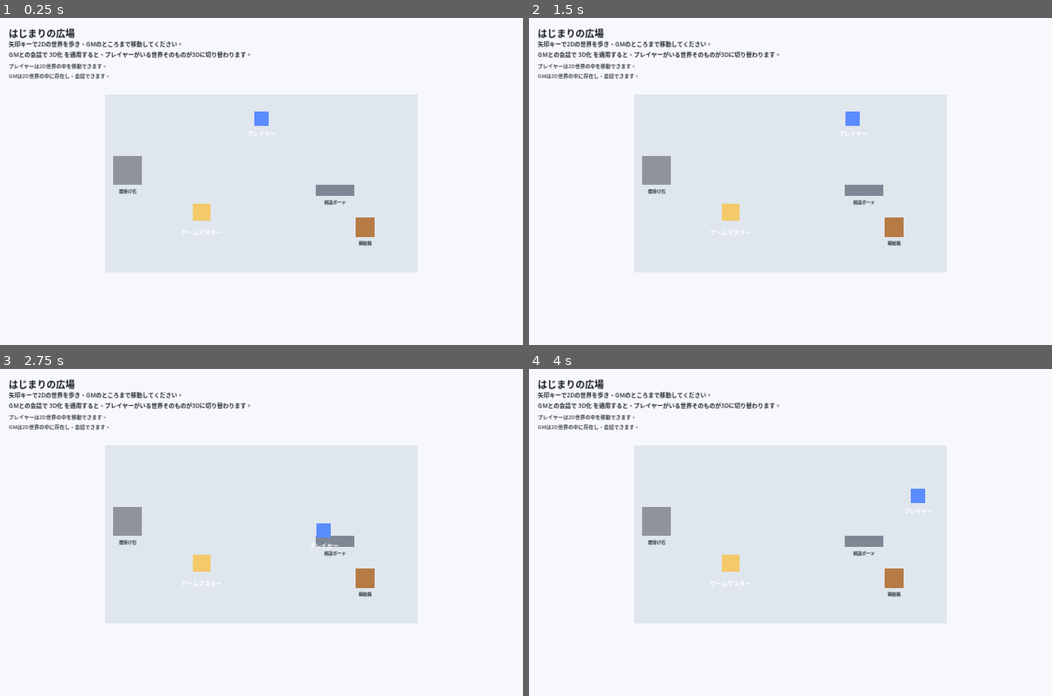
Above: before the commit, frames 1-4 (two rows, left to right).
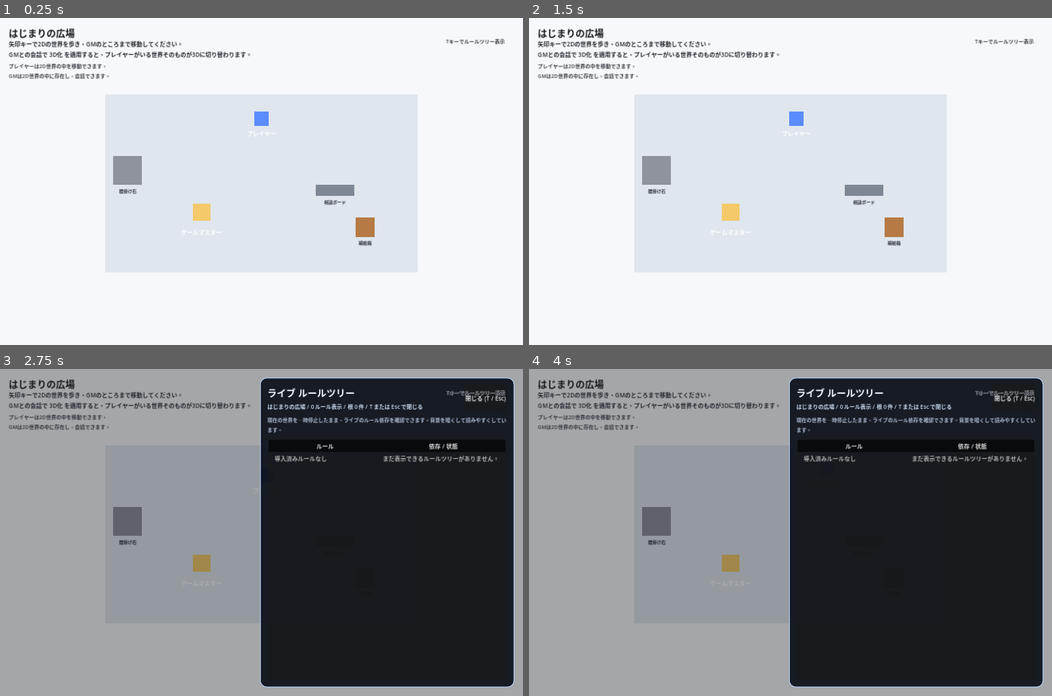
Above: after the commit, the same moments.

Repository: seeton/ai-world-rule-engine
Game: Godot game, scene res://scenes/Main.tscn
Same seed, same stepped clock (60 frames per second), same inputs: the game is played once before the commit and once after it.
Inputs (mouse positions are in pixels of both pictures, inside the frame that each line leads up to):
- Up to frame 1 (0.25 s): no input
- Up to frame 2 (1.5 s): tap Enter (ui_accept) at 0.5, 0.77 s; move the mouse to (732, 210) at 0.52 s; hold Right (ui_right) 0.53-1.25 s; tap T at 0.6 s; click (732, 210) at 0.67 s; click (1015, 47) at 1.25 s, where only the run after the commit has a clickable "閉じる (T / Esc)"
- Up to frame 3 (2.75 s): tap Enter (ui_accept) at 2, 2.27 s; move the mouse to (156, 548) at 2.02 s; hold Down (ui_down) from 2.03 s (still down); tap T at 2.1 s; click (156, 548) at 2.17 s
- Up to frame 4 (4 s): move the mouse to (842, 460) at 2.77 s; release Down (ui_down) at 2.78 s; hold Right (ui_right) 2.78-3.53 s; tap E at 2.85 s; click (842, 460) at 2.92 s; tap T at 3.05, 3.6 s; move the mouse to (764, 597) at 3.52 s; hold Up (ui_up) from 3.53 s (still down); click (764, 597) at 3.67 s; tap Enter (ui_accept) at 3.77 s

The runs differ from the first frame. In frame 1, 0.1% of the frame differs, in the area x 85-97%, y 6-8%; in frame 2, 0.4%; in frame 3, 100%, in the area x 0-100%, y 0-100%; in frame 4, 100%.

Commit message:
Add live rule tree overlay
Add a T-key live rule tree overlay for the playable 2D/3D worlds.

Co-authored-by: Copilot <223556219+Copilot@users.noreply.github.com>

Diff:
--- a/godot-world/scripts/game/game_scene.gd
+++ b/godot-world/scripts/game/game_scene.gd
@@ -3,6 +3,7 @@
 const WORLD_2D_SCENE := preload("res://scenes/World2D.tscn")
 const WORLD_3D_SCENE := preload("res://scenes/World3D.tscn")
 const GM_SCREEN_OVERLAY_SCRIPT := preload("res://scripts/game/gm_screen_overlay.gd")
+const RULE_TREE_OVERLAY_SCRIPT := preload("res://scripts/game/rule_tree_overlay.gd")
 
 @onready var world_host: Node = $WorldHost
 @onready var overlay_layer: CanvasLayer = $OverlayLayer
@@ -11,6 +12,7 @@
 var _active_world: Node = null
 var _active_mode: String = ""
 var _gm_screen: Control = null
+var _rule_tree_overlay: Control = null
 
 
 func _ready() -> void:
@@ -41,22 +43,23 @@
 	_active_world = packed_scene.instantiate()
 	if _active_world.has_signal("gm_interaction_requested"):
 		_active_world.gm_interaction_requested.connect(_on_gm_interaction_requested)
+	if _active_world.has_signal("rule_tree_toggle_requested"):
+		_active_world.rule_tree_toggle_requested.connect(_on_rule_tree_toggle_requested)
 	world_host.add_child(_active_world)
-	if _gm_screen != null and _active_world.has_method("set_interaction_paused"):
-		_active_world.call("set_interaction_paused", true)
 	_active_mode = world_mode
+	_refresh_active_world_interaction_pause()
 
 
 func _on_gm_interaction_requested() -> void:
 	if _gm_screen != null:
 		return
 
-	if _active_world != null and _active_world.has_method("set_interaction_paused"):
-		_active_world.call("set_interaction_paused", true)
+	_close_rule_tree_overlay()
 
 	_gm_screen = GM_SCREEN_OVERLAY_SCRIPT.new()
 	_gm_screen.closed.connect(_on_gm_screen_closed)
 	overlay_layer.add_child(_gm_screen)
+	_refresh_active_world_interaction_pause()
 
 
 func _on_gm_screen_closed() -> void:
@@ -65,5 +68,42 @@
 	var desired_mode := _desired_world_mode()
 	if desired_mode != _active_mode:
 		_switch_world(desired_mode)
-	elif _active_world != null and _active_world.has_method("set_interaction_paused"):
-		_active_world.call("set_interaction_paused", false)
+	else:
+		_refresh_active_world_interaction_pause()
+
+
+func _on_rule_tree_toggle_requested() -> void:
+	if _gm_screen != null:
+		return
+
+	if _rule_tree_overlay != null:
+		_close_rule_tree_overlay()
+		return
+
+	_rule_tree_overlay = RULE_TREE_OVERLAY_SCRIPT.new()
+	_rule_tree_overlay.closed.connect(_on_rule_tree_overlay_closed)
+	overlay_layer.add_child(_rule_tree_overlay)
+	_refresh_active_world_interaction_pause()
+
+
+func _close_rule_tree_overlay() -> void:
+	if _rule_tree_overlay == null:
+		return
+
+	if _rule_tree_overlay.has_method("close_overlay"):
+		_rule_tree_overlay.call("close_overlay")
+	else:
+		_rule_tree_overlay.queue_free()
+		_rule_tree_overlay = null
+
+
+func _on_rule_tree_overlay_closed() -> void:
+	_rule_tree_overlay = null
+	_refresh_active_world_interaction_pause()
+
+
+func _refresh_active_world_interaction_pause() -> void:
+	if _active_world == null or not _active_world.has_method("set_interaction_paused"):
+		return
+
+	_active_world.call("set_interaction_paused", _gm_screen != null or _rule_tree_overlay != null)
--- /dev/null
+++ b/godot-world/scripts/game/rule_tree_overlay.gd
@@ -0,0 +1,195 @@
+extends Control
+
+signal closed
+
+const RUNTIME_RULE_TREE_VIEW_SCRIPT := preload("res://scripts/ui/runtime_rule_tree_view.gd")
+const REFRESH_INTERVAL: float = 0.35
+
+var _world_state: Node = null
+var _summary_label: Label = null
+var _rule_tree: Tree = null
+var _refresh_timer: float = 0.0
+var _last_snapshot_signature: String = ""
+var _is_closing: bool = false
+
+
+func _ready() -> void:
+	set_anchors_and_offsets_preset(PRESET_FULL_RECT)
+	mouse_filter = MOUSE_FILTER_STOP
+	modulate.a = 0.0
+	_world_state = get_node_or_null("/root/WorldState")
+	_build_ui()
+	_refresh_overlay(true)
+	_fade_in()
+
+
+func _process(delta: float) -> void:
+	_refresh_timer -= delta
+	if _refresh_timer > 0.0:
+		return
+
+	_refresh_timer = REFRESH_INTERVAL
+	_refresh_overlay()
+
+
+func _unhandled_input(event: InputEvent) -> void:
+	if event is InputEventKey:
+		var key_event := event as InputEventKey
+		if key_event.pressed and not key_event.echo and (key_event.keycode == KEY_T or key_event.physical_keycode == KEY_T):
+			close_overlay()
+			get_viewport().set_input_as_handled()
+			return
+
+	if event.is_action_pressed("ui_cancel"):
+		close_overlay()
+		get_viewport().set_input_as_handled()
+
+
+func close_overlay() -> void:
+	if _is_closing:
+		return
+
+	_is_closing = true
+	var tween := create_tween()
+	tween.tween_property(self, "modulate:a", 0.0, 0.12)
+	tween.tween_callback(func() -> void:
+		closed.emit()
+		queue_free()
+	)
+
+
+func _build_ui() -> void:
+	var scrim := ColorRect.new()
+	scrim.color = Color(0.01, 0.02, 0.04, 0.34)
+	scrim.set_anchors_and_offsets_preset(PRESET_FULL_RECT)
+	scrim.mouse_filter = MOUSE_FILTER_STOP
+	add_child(scrim)
+
+	var margin := MarginContainer.new()
+	margin.set_anchors_and_offsets_preset(PRESET_FULL_RECT)
+	margin.add_theme_constant_override("margin_left", 24)
+	margin.add_theme_constant_override("margin_top", 24)
+	margin.add_theme_constant_override("margin_right", 24)
+	margin.add_theme_constant_override("margin_bottom", 24)
+	add_child(margin)
+
+	var row := HBoxContainer.new()
+	row.size_flags_horizontal = SIZE_EXPAND_FILL
+	row.size_flags_vertical = SIZE_EXPAND_FILL
+	margin.add_child(row)
+
+	var spacer := Control.new()
+	spacer.size_flags_horizontal = SIZE_EXPAND_FILL
+	row.add_child(spacer)
+
+	var frame := PanelContainer.new()
+	frame.custom_minimum_size = Vector2(700.0, 0.0)
+	frame.size_flags_vertical = SIZE_EXPAND_FILL
+	frame.mouse_filter = MOUSE_FILTER_STOP
+	row.add_child(frame)
+
+	var frame_style := StyleBoxFlat.new()
+	frame_style.bg_color = Color(0.05, 0.07, 0.11, 0.94)
+	frame_style.border_width_left = 2
+	frame_style.border_width_top = 2
+	frame_style.border_width_right = 2
+	frame_style.border_width_bottom = 2
+	frame_style.border_color = Color(0.72, 0.84, 1.0, 0.95)
+	frame_style.corner_radius_top_left = 18
+	frame_style.corner_radius_top_right = 18
+	frame_style.corner_radius_bottom_left = 18
+	frame_style.corner_radius_bottom_right = 18
+	frame.add_theme_stylebox_override("panel", frame_style)
+
+	var content_margin := MarginContainer.new()
+	content_margin.set_anchors_and_offsets_preset(PRESET_FULL_RECT)
+	content_margin.add_theme_constant_override("margin_left", 18)
+	content_margin.add_theme_constant_override("margin_top", 18)
+	content_margin.add_theme_constant_override("margin_right", 18)
+	content_margin.add_theme_constant_override("margin_bottom", 18)
+	frame.add_child(content_margin)
+
+	var layout := VBoxContainer.new()
+	layout.size_flags_horizontal = SIZE_EXPAND_FILL
+	layout.size_flags_vertical = SIZE_EXPAND_FILL
+	layout.add_theme_constant_override("separation", 12)
+	content_margin.add_child(layout)
+
+	var header := HBoxContainer.new()
+	header.add_theme_constant_override("separation", 12)
+	layout.add_child(header)
+
+	var title_wrap := VBoxContainer.new()
+	title_wrap.size_flags_horizontal = SIZE_EXPAND_FILL
+	title_wrap.add_theme_constant_override("separation", 6)
+	header.add_child(title_wrap)
+
+	var title := Label.new()
+	title.text = "ライブ ルールツリー"
+	title.add_theme_font_size_override("font_size", 26)
+	title.add_theme_color_override("font_color", Color(0.97, 0.99, 1.0, 1.0))
+	title_wrap.add_child(title)
+
+	_summary_label = Label.new()
+	_summary_label.autowrap_mode = TextServer.AUTOWRAP_WORD_SMART
+	_summary_label.add_theme_font_size_override("font_size", 15)
+	_summary_label.add_theme_color_override("font_color", Color(0.82, 0.9, 0.98, 0.96))
+	title_wrap.add_child(_summary_label)
+
+	var close_button := Button.new()
+	close_button.text = "閉じる (T / Esc)"
+	close_button.pressed.connect(close_overlay)
+	header.add_child(close_button)
+
+	var help_label := Label.new()
+	help_label.text = "現在の世界を一時停止したまま、ライブのルール依存を確認できます。背景を暗くして読みやすくしています。"
+	help_label.autowrap_mode = TextServer.AUTOWRAP_WORD_SMART
+	help_label.add_theme_font_size_override("font_size", 14)
+	help_label.add_theme_color_override("font_color", Color(0.74, 0.8, 0.89, 0.92))
+	layout.add_child(help_label)
+
+	_rule_tree = Tree.new()
+	_rule_tree.columns = 2
+	_rule_tree.column_titles_visible = true
+	_rule_tree.hide_root = true
+	_rule_tree.size_flags_vertical = SIZE_EXPAND_FILL
+	_rule_tree.focus_mode = Control.FOCUS_NONE
+	_rule_tree.clip_contents = true
+	_rule_tree.set_column_title(0, "ルール")
+	_rule_tree.set_column_title(1, "依存 / 状態")
+	_rule_tree.mouse_filter = MOUSE_FILTER_STOP
+	layout.add_child(_rule_tree)
+
+
+func _refresh_overlay(force: bool = false) -> void:
+	var snapshot := _get_world_snapshot()
+	var rule_tree := _coerce_dictionary(snapshot.get("rule_tree", {}))
+	var world_name := str(snapshot.get("world_name", "現在の世界"))
+	var snapshot_signature := "%s|%s" % [world_name, JSON.stringify(rule_tree)]
+	if not force and snapshot_signature == _last_snapshot_signature:
+		return
+
+	_last_snapshot_signature = snapshot_signature
+	var visible_rule_count := RUNTIME_RULE_TREE_VIEW_SCRIPT.populate(_rule_tree, rule_tree)
+	var root_count := 0
+	var root_rule_ids_variant: Variant = rule_tree.get("root_rule_ids", [])
+	if root_rule_ids_variant is Array:
+		root_count = (root_rule_ids_variant as Array).size()
+	_summary_label.text = "%s / %d ルール表示 / 根 %d 件 / T または Esc で閉じる" % [world_name, visible_rule_count, root_count]
+
+
+func _get_world_snapshot() -> Dictionary:
+	if _world_state != null and _world_state.has_method("get_world_snapshot"):
+		var snapshot_variant = _world_state.call("get_world_snapshot")
+		if snapshot_variant is Dictionary:
+			return snapshot_variant
+	return {}
+
+
+func _fade_in() -> void:
+	var tween := create_tween()
+	tween.tween_property(self, "modulate:a", 1.0, 0.16)
+
+
+func _coerce_dictionary(value: Variant) -> Dictionary:
+	return value if value is Dictionary else {}
--- a/godot-world/scripts/game/world_2d_scene.gd
+++ b/godot-world/scripts/game/world_2d_scene.gd
@@ -1,6 +1,7 @@
 extends Node2D
 
 signal gm_interaction_requested
+signal rule_tree_toggle_requested
 
 const PLAYER_ENTITY_ID := "origin_entity"
 const GM_ENTITY_ID := "gm_entity"
@@ -17,6 +18,7 @@
 		"tick_prefix": "Tick ",
 		"goal": "矢印キーで2Dの世界を歩き、GMのところまで移動してください。",
 		"subgoal": "GMとの会話で 3D化 を適用すると、プレイヤーがいる世界そのものが3Dに切り替わります。",
+		"tree_hint": "Tキーでルールツリー表示",
 		"world_fallback": "2D広場",
 		"player_status": "プレイヤーは2D世界の中を移動できます。",
 		"gm_status": "GMは2D世界の中に存在し、会話できます。"
@@ -32,6 +34,7 @@
 var _hud_layer: CanvasLayer = null
 var _world_name_label: Label = null
 var _clock_label: Label = null
+var _tree_hint_label: Label = null
 var _goal_hint: Label = null
 var _status_hint: Label = null
 var _is_hovering_gm: bool = false
@@ -73,6 +76,10 @@
 
 	if event is InputEventKey:
 		var key_event := event as InputEventKey
+		if key_event.pressed and not key_event.echo and (key_event.keycode == KEY_T or key_event.physical_keycode == KEY_T):
+			rule_tree_toggle_requested.emit()
+			get_viewport().set_input_as_handled()
+			return
 		if key_event.pressed and not key_event.echo and key_event.keycode == KEY_E and _is_player_in_range():
 			gm_interaction_requested.emit()
 
@@ -122,6 +129,19 @@
 	_clock_label.add_theme_color_override("font_color", Color(0.08, 0.1, 0.12, 1.0))
 	_clock_label.mouse_filter = Control.MOUSE_FILTER_IGNORE
 	_hud_layer.add_child(_clock_label)
+
+	_tree_hint_label = Label.new()
+	_tree_hint_label.position = Vector2(1010.0, 52.0)
+	_tree_hint_label.size = Vector2(380.0, 26.0)
+	_tree_hint_label.horizontal_alignment = HORIZONTAL_ALIGNMENT_RIGHT
+	_tree_hint_label.text = _text("tree_hint")
+	_tree_hint_label.add_theme_font_size_override("font_size", 14)
+	_tree_hint_label.add_theme_color_override("font_color", Color(0.12, 0.14, 0.17, 0.9))
+	_tree_hint_label.add_theme_color_override("font_shadow_color", Color(1.0, 1.0, 1.0, 0.72))
+	_tree_hint_label.add_theme_constant_override("shadow_offset_x", 1)
+	_tree_hint_label.add_theme_constant_override("shadow_offset_y", 1)
+	_tree_hint_label.mouse_filter = Control.MOUSE_FILTER_IGNORE
+	_hud_layer.add_child(_tree_hint_label)
 
 	interaction_hint.visible = false
 	interaction_hint.modulate.a = 0.0
--- a/godot-world/scripts/game/world_3d_scene.gd
+++ b/godot-world/scripts/game/world_3d_scene.gd
@@ -1,6 +1,7 @@
 extends Node3D
 
 signal gm_interaction_requested
+signal rule_tree_toggle_requested
 
 const PLAYER_ENTITY_ID := "origin_entity"
 const GM_ENTITY_ID := "gm_entity"
@@ -20,6 +21,7 @@
 		"tick_prefix": "Tick ",
 		"goal": "3D化された世界です。矢印キーで歩き、GMに近づいてください。",
 		"subgoal": "光ルールや重力ルールを追加したら、世界の見え方の変化を確認できます。",
+		"tree_hint": "Tキーでルールツリー表示",
 		"world_fallback": "3D広場",
 		"player_status": "プレイヤーは3D世界の中を移動できます。",
 		"gm_status": "GMは3D世界の中に存在し、会話できます。"
@@ -39,6 +41,7 @@
 var _hud_layer: CanvasLayer = null
 var _world_name_label: Label = null
 var _clock_label: Label = null
+var _tree_hint_label: Label = null
 var _goal_hint: Label = null
 var _status_hint: Label = null
 var _interaction_hint: Label = null
@@ -86,6 +89,10 @@
 
 	if event is InputEventKey:
 		var key_event := event as InputEventKey
+		if key_event.pressed and not key_event.echo and (key_event.keycode == KEY_T or key_event.physical_keycode == KEY_T):
+			rule_tree_toggle_requested.emit()
+			get_viewport().set_input_as_handled()
+			return
 		if key_event.pressed and not key_event.echo and key_event.keycode == KEY_E and _is_player_in_range():
 			gm_interaction_requested.emit()
 
@@ -135,6 +142,19 @@
 	_clock_label.add_theme_color_override("font_color", Color(0.08, 0.1, 0.12, 1.0))
 	_clock_label.mouse_filter = Control.MOUSE_FILTER_IGNORE
 	_hud_layer.add_child(_clock_label)
+
+	_tree_hint_label = Label.new()
+	_tree_hint_label.position = Vector2(1010.0, 52.0)
+	_tree_hint_label.size = Vector2(380.0, 26.0)
+	_tree_hint_label.horizontal_alignment = HORIZONTAL_ALIGNMENT_RIGHT
+	_tree_hint_label.text = _text("tree_hint")
+	_tree_hint_label.add_theme_font_size_override("font_size", 14)
+	_tree_hint_label.add_theme_color_override("font_color", Color(0.12, 0.14, 0.17, 0.92))
+	_tree_hint_label.add_theme_color_override("font_shadow_color", Color(1.0, 1.0, 1.0, 0.72))
+	_tree_hint_label.add_theme_constant_override("shadow_offset_x", 1)
+	_tree_hint_label.add_theme_constant_override("shadow_offset_y", 1)
+	_tree_hint_label.mouse_filter = Control.MOUSE_FILTER_IGNORE
+	_hud_layer.add_child(_tree_hint_label)
 
 	_interaction_hint = Label.new()
 	_interaction_hint.position = Vector2(480.0, 804.0)
--- /dev/null
+++ b/godot-world/scripts/ui/runtime_rule_tree_view.gd
@@ -0,0 +1,214 @@
+class_name RuntimeRuleTreeView
+extends RefCounted
+
+
+static func populate(tree: Tree, rule_tree: Dictionary) -> int:
+	if tree == null:
+		return 0
+
+	tree.clear()
+	var root_item := tree.create_item()
+	var roots := _normalize_node_array(rule_tree.get("roots", []))
+	var nodes_by_rule_id := _coerce_dictionary(rule_tree.get("nodes_by_rule_id", {}))
+	var displayed_rule_ids: Dictionary = {}
+
+	if roots.is_empty() and nodes_by_rule_id.is_empty():
+		var empty_item := tree.create_item(root_item)
+		empty_item.set_text(0, "導入済みルールなし")
+		empty_item.set_text(1, "まだ表示できるルールツリーがありません。")
+		return 0
+
+	for root_node in roots:
+		_add_rule_tree_item(tree, root_item, root_node, nodes_by_rule_id, [], displayed_rule_ids)
+
+	var undisplayed_rule_ids: Array = []
+	var all_rule_ids: Array = nodes_by_rule_id.keys()
+	all_rule_ids.sort()
+	for rule_id_variant in all_rule_ids:
+		var rule_id := str(rule_id_variant)
+		if not displayed_rule_ids.has(rule_id):
+			undisplayed_rule_ids.append(rule_id)
+
+	if not undisplayed_rule_ids.is_empty():
+		var overflow_group := tree.create_item(root_item)
+		overflow_group.set_text(0, "追加の連結ルール")
+		overflow_group.set_text(1, "親リンク待ち / 循環候補")
+		for rule_id in undisplayed_rule_ids:
+			var overflow_node := _coerce_dictionary(nodes_by_rule_id.get(rule_id, {}))
+			if overflow_node.is_empty():
+				overflow_node = {"rule_id": rule_id, "name": rule_id}
+			_add_rule_tree_item(tree, overflow_group, overflow_node, nodes_by_rule_id, [], displayed_rule_ids)
+
+	return displayed_rule_ids.size()
+
+
+static func _add_rule_tree_item(
+	tree: Tree,
+	parent_item: TreeItem,
+	rule_node: Dictionary,
+	nodes_by_rule_id: Dictionary,
+	ancestry: Array,
+	displayed_rule_ids: Dictionary
+) -> void:
+	var merged_node := _merge_rule_node(rule_node, nodes_by_rule_id)
+	var rule_id := str(merged_node.get("rule_id", ""))
+	if rule_id.is_empty():
+		return
+
+	if ancestry.has(rule_id):
+		var cycle_item := tree.create_item(parent_item)
+		cycle_item.set_text(0, "循環を検出")
+		cycle_item.set_text(1, rule_id)
+		return
+
+	var rule_item := tree.create_item(parent_item)
+	rule_item.set_text(0, _format_rule_label(merged_node))
+	rule_item.set_text(1, _summarize_rule_status(merged_node, nodes_by_rule_id))
+	rule_item.set_metadata(0, rule_id)
+	displayed_rule_ids[rule_id] = true
+
+	var resolved_parent_ids := _normalize_string_array(merged_node.get("resolved_parent_rule_ids", []))
+	if resolved_parent_ids.size() > 1:
+		var extra_parent_item := tree.create_item(rule_item)
+		extra_parent_item.set_text(0, "別の親にも接続")
+		extra_parent_item.set_text(1, _format_rule_reference_list(
+			resolved_parent_ids.slice(1, resolved_parent_ids.size()),
+			nodes_by_rule_id
+		))
+
+	for required_kind in _get_unresolved_required_kinds(merged_node, nodes_by_rule_id):
+		var unresolved_item := tree.create_item(rule_item)
+		unresolved_item.set_text(0, "必要な親種別")
+		var candidate_ids := _find_provider_ids(str(required_kind), nodes_by_rule_id)
+		if candidate_ids.is_empty():
+			unresolved_item.set_text(1, str(required_kind))
+		else:
+			unresolved_item.set_text(1, "%s (候補: %s)" % [
+				str(required_kind),
+				_format_rule_reference_list(candidate_ids, nodes_by_rule_id)
+			])
+
+	var next_ancestry := ancestry.duplicate()
+	next_ancestry.append(rule_id)
+	for child_node in _normalize_node_array(merged_node.get("children", [])):
+		_add_rule_tree_item(tree, rule_item, child_node, nodes_by_rule_id, next_ancestry, displayed_rule_ids)
+
+
+static func _merge_rule_node(rule_node: Dictionary, nodes_by_rule_id: Dictionary) -> Dictionary:
+	var merged_node := _coerce_dictionary(nodes_by_rule_id.get(str(rule_node.get("rule_id", "")), {})).duplicate(true)
+	for key in rule_node.keys():
+		merged_node[key] = rule_node[key]
+	return merged_node
+
+
+static func _summarize_rule_status(rule_node: Dictionary, nodes_by_rule_id: Dictionary) -> String:
+	var parts: Array[String] = []
+	var resolved_parent_ids := _normalize_string_array(rule_node.get("resolved_parent_rule_ids", []))
+	if resolved_parent_ids.is_empty():
+		parts.append("根ルール" if _get_unresolved_required_kinds(rule_node, nodes_by_rule_id).is_empty() else "親リンク待ち")
+	else:
+		parts.append("親: %s" % _format_rule_reference_list(resolved_parent_ids, nodes_by_rule_id))
+
+	var child_rule_ids := _normalize_string_array(rule_node.get("child_rule_ids", []))
+	if not child_rule_ids.is_empty():
+		parts.append("子ルール %d 件" % child_rule_ids.size())
+
+	var provided_kinds := _normalize_string_array(rule_node.get("provides_rule_kinds", []))
+	if not provided_kinds.is_empty():
+		parts.append("提供: %s" % _join_values(provided_kinds))
+
+	var unresolved_required_kinds := _get_unresolved_required_kinds(rule_node, nodes_by_rule_id)
+	if not unresolved_required_kinds.is_empty():
+		parts.append("必要: %s" % _join_values(unresolved_required_kinds))
+
+	return _join_values(parts) if not parts.is_empty() else "依存メタデータなし"
+
+
+static func _get_unresolved_required_kinds(rule_node: Dictionary, nodes_by_rule_id: Dictionary) -> Array:
+	var unresolved_required_kinds: Array = []
+	var required_kinds := _normalize_string_array(rule_node.get("requires_rule_kinds", []))
+	var resolved_parent_ids := _normalize_string_array(rule_node.get("resolved_parent_rule_ids", []))
+
+	for required_kind in required_kinds:
+		var is_resolved := false
+		for parent_rule_id in resolved_parent_ids:
+			var parent_node := _coerce_dictionary(nodes_by_rule_id.get(parent_rule_id, {}))
+			var provided_kinds := _normalize_string_array(parent_node.get("provides_rule_kinds", []))
+			if provided_kinds.has(required_kind):
+				is_resolved = true
+				break
+		if not is_resolved and not unresolved_required_kinds.has(required_kind):
+			unresolved_required_kinds.append(required_kind)
+
+	return unresolved_required_kinds
+
+
+static func _find_provider_ids(required_kind: String, nodes_by_rule_id: Dictionary) -> Array:
+	var provider_ids: Array = []
+	var rule_ids: Array = nodes_by_rule_id.keys()
+	rule_ids.sort()
+	for rule_id_variant in rule_ids:
+		var rule_id := str(rule_id_variant)
+		var node := _coerce_dictionary(nodes_by_rule_id.get(rule_id, {}))
+		if _normalize_string_array(node.get("provides_rule_kinds", [])).has(required_kind):
+			provider_ids.append(rule_id)
+	return provider_ids
+
+
+static func _format_rule_reference_list(rule_ids: Array, nodes_by_rule_id: Dictionary) -> String:
+	var labels: Array = []
+	for rule_id in rule_ids:
+		var rule_key := str(rule_id)
+		var node := _coerce_dictionary(nodes_by_rule_id.get(rule_key, {}))
+		if node.is_empty():
+			labels.append(rule_key)
+		else:
+			labels.append(_format_rule_label(node))
+	return _join_values(labels)
+
+
+static func _format_rule_label(rule_node: Dictionary) -> String:
+	var rule_id := str(rule_node.get("rule_id", rule_node.get("id", rule_node.get("name", "rule"))))
+	var rule_name := str(rule_node.get("name", rule_id))
+	return "%s (%s)" % [rule_name, rule_id]
+
+
+static func _normalize_node_array(value: Variant) -> Array:
+	var nodes: Array = []
+	if value is Array:
+		for entry in value:
+			if entry is Dictionary:
+				nodes.append(entry)
+	return nodes
+
+
+static func _normalize_string_array(value: Variant) -> Array:
+	var values: Array = []
+	if value is Array:
+		for entry in value:
+			var text := str(entry).strip_edges()
+			if not text.is_empty() and not values.has(text):
+				values.append(text)
+		return values
+
+	var single_value := str(value).strip_edges()
+	if not single_value.is_empty() and single_value != "null":
+		values.append(single_value)
+	return values
+
+
+static func _join_values(values: Array) -> String:
+	var pieces: Array[String] = []
+	for value in values:
+		pieces.append(str(value))
+
+	var joined := ""
+	for index in range(pieces.size()):
+		if index > 0:
+			joined += ", "
+		joined += pieces[index]
+	return joined
+
+
+static func _coerce_dictionary(value: Variant) -> Dictionary:
+	return value if value is Dictionary else {}
